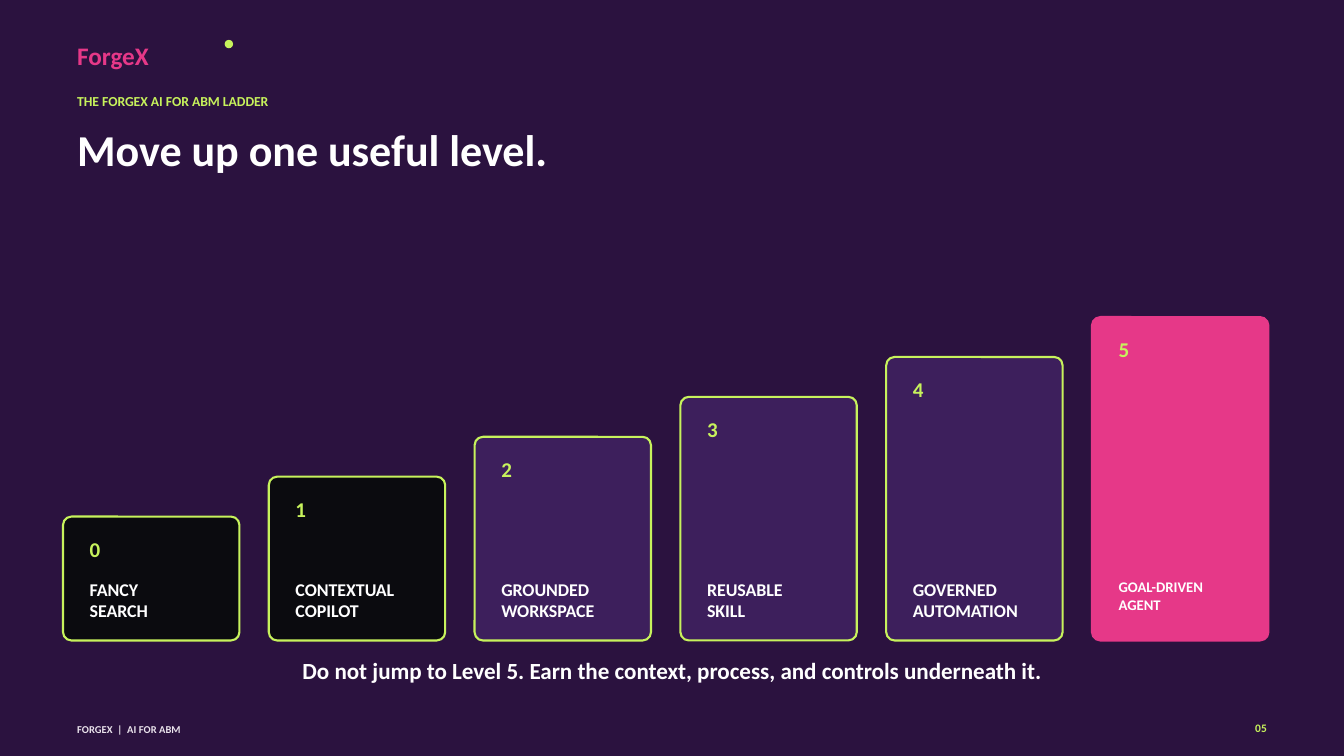
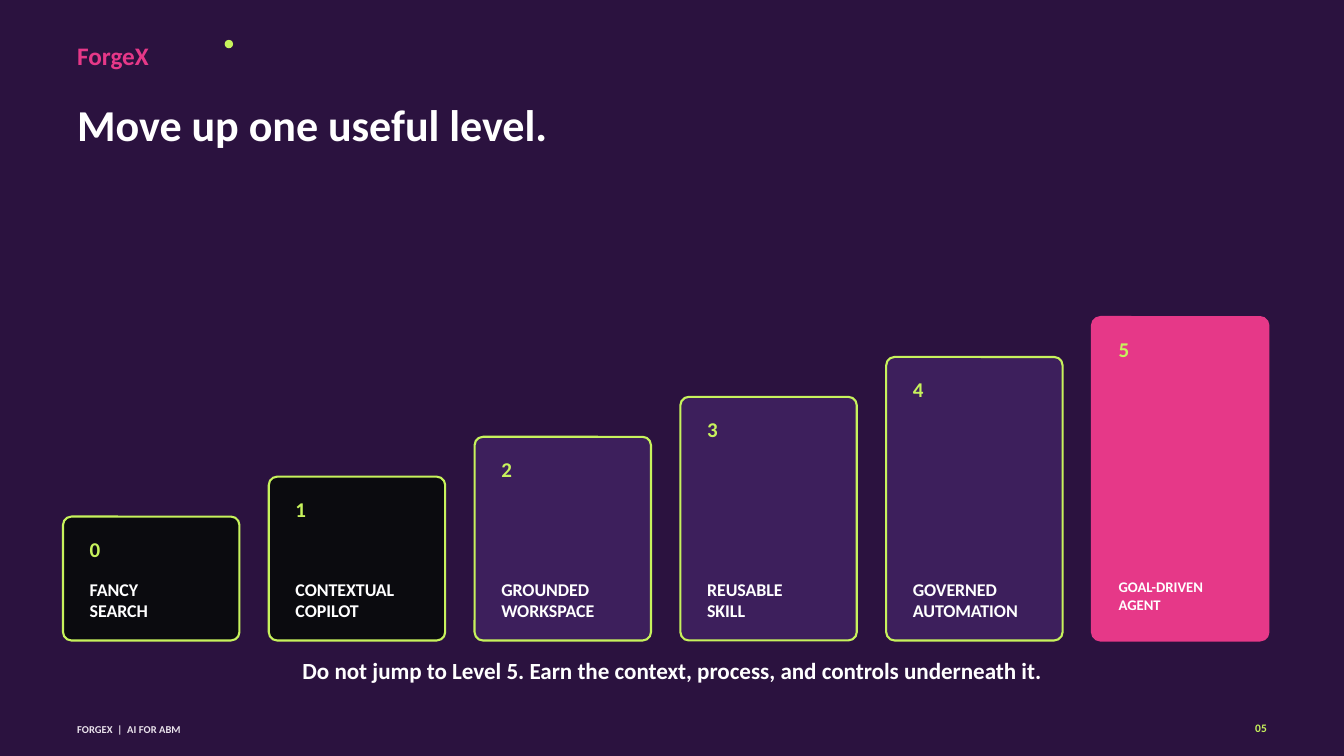
Before and after one commit to 0xTrey/forgex-practical-abm-skills, a slide deck: slide 5 of webinar/2026-09-17-ai-for-abm-foundations/deliverables/forgex-ai-for-abm-webinar-deck.pptx. Drawn at 1344x756 pixels with LibreOffice and Linux fonts; fonts in the diff are those of the drawing. Boxes give left, top, right and bottom in pixels: in the first picture for what was removed or moved away, otherwise in the second. Text is boxed around its words. In the diff, an @@ line names an element or a change of style, - is before the commit and + after.

```diff
--- a/webinar/2026-09-17-ai-for-abm-foundations/deliverables/forgex-ai-for-abm-webinar-deck.pptx
+++ b/webinar/2026-09-17-ai-for-abm-foundations/deliverables/forgex-ai-for-abm-webinar-deck.pptx
@@ text "Move up one useful level.": place and size @@
-text "Move up one useful level." at bbox=[77, 135, 547, 173]
+text "Move up one useful level." at bbox=[77, 110, 547, 148]
@@ text removed at bbox=[77, 97, 269, 106] @@
-THE FORGEX AI FOR ABM LADDER
```
Also in this commit, not shown: 20 other slides changed, 34 other files.
